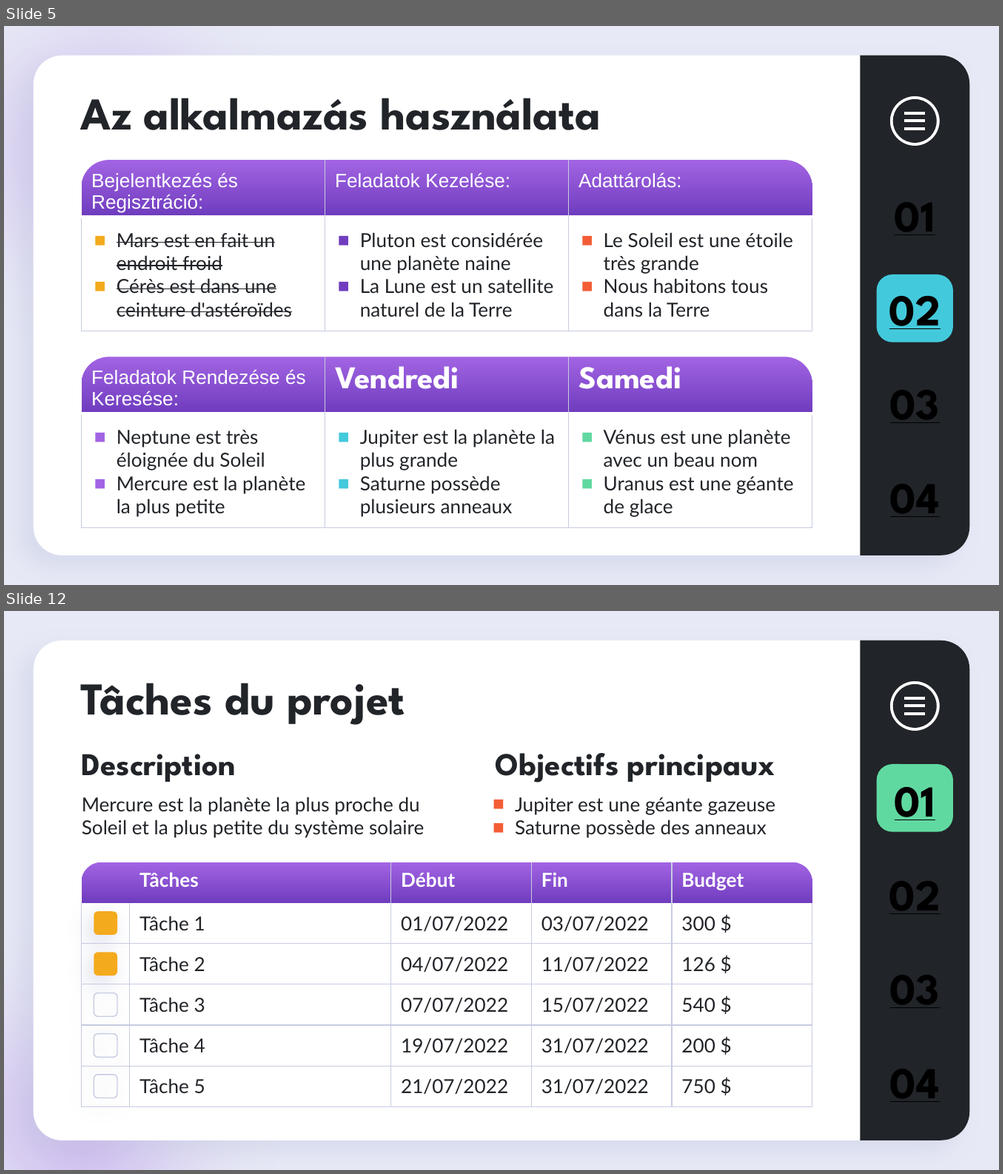
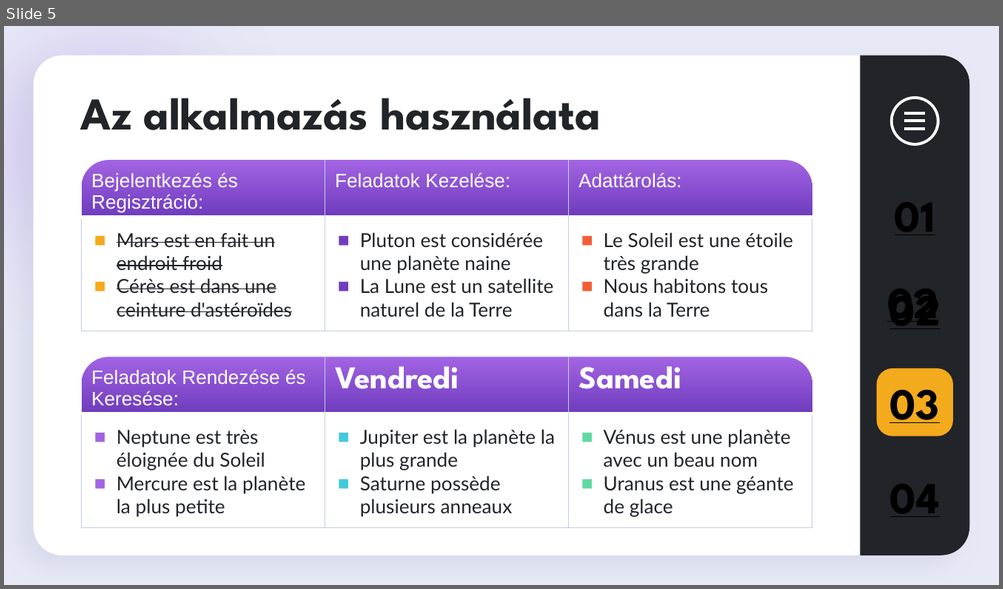
Before and after one commit to DrDevoo/ToDoApp_NextJS, a slide deck: Documents/ToDoApp Bemutató.pptx. Shown one above the other, each under a label of ours: slides 5 and 12 before the commit, slide 5 after it; the slides between them are not shown. The pictures are 1003x1174 and 1003x589 pixels, drawn with LibreOffice and Linux fonts; fonts in the diff are those of the drawing. Boxes give left, top, right and bottom in pixels: in the first picture for what was removed or moved away, otherwise in the second. Text is boxed around its words. In the diff, an @@ line names an element or a change of style, - is before the commit and + after.

```diff
--- a/Documents/ToDoApp Bemutató.pptx
+++ b/Documents/ToDoApp Bemutató.pptx
@@ slide 12 removed at bbox=[4, 611, 999, 1170], background #E7E9F6; not listed: 2 template elements that a slide beside it also shows @@
@@ title removed at bbox=[81, 683, 405, 725] @@
-Tâches du projet
@@ freeform shape removed at bbox=[889, 681, 940, 732] @@
@@ text removed at bbox=[82, 754, 236, 782] @@
-Description
@@ text removed at bbox=[495, 753, 775, 783] @@
-Objectifs principaux
@@ rounded rectangle removed at bbox=[876, 764, 953, 832] @@
@@ text removed at bbox=[894, 787, 935, 820] @@
-01
@@ text removed at bbox=[82, 797, 424, 838] @@
-Mercure est la planète la plus proche du Soleil et la plus petite du système solaire
@@ text removed at bbox=[515, 797, 776, 838] @@
-■ Jupiter est une géante gazeuse
-■ Saturne possède des anneaux
@@ round same rect removed at bbox=[82, 863, 811, 903] @@
@@ table removed at bbox=[82, 863, 811, 1170], 6 rows, 5 columns @@
- | Tâches | Début | Fin | Budget
- | Tâche 1 | 01/07/2022 | 03/07/2022 | 300 $
- | Tâche 2 | 04/07/2022 | 11/07/2022 | 126 $
- | Tâche 3 | 07/07/2022 | 15/07/2022 | 540 $
- | Tâche 4 | 19/07/2022 | 31/07/2022 | 200 $
- | Tâche 5 | 21/07/2022 | 31/07/2022 | 750 $
@@ text removed at bbox=[889, 860, 940, 926] @@
-02
@@ ellipse removed at bbox=[4, 883, 313, 1170] @@
@@ rounded rectangle removed at bbox=[94, 911, 117, 935] @@
@@ rounded rectangle removed at bbox=[94, 952, 117, 976] @@
@@ text removed at bbox=[890, 954, 940, 1020] @@
-03
@@ rounded rectangle removed at bbox=[94, 993, 117, 1017] @@
@@ rounded rectangle removed at bbox=[94, 1034, 117, 1057] @@
@@ text removed at bbox=[890, 1048, 939, 1114] @@
-04
@@ rounded rectangle removed at bbox=[94, 1074, 117, 1099] @@
@@ slide 5 changed as well @@
@@ text added at bbox=[874, 275, 953, 329], 32 pt, text #000000, bold, underline @@
+02
@@ rounded rectangle removed at bbox=[876, 275, 953, 342] @@
@@ rounded rectangle added at bbox=[876, 368, 953, 436], fill #F4AA1D @@
```
Also in this commit, not shown: 5 other slides changed, 1 slide added, 30 other slides removed.
